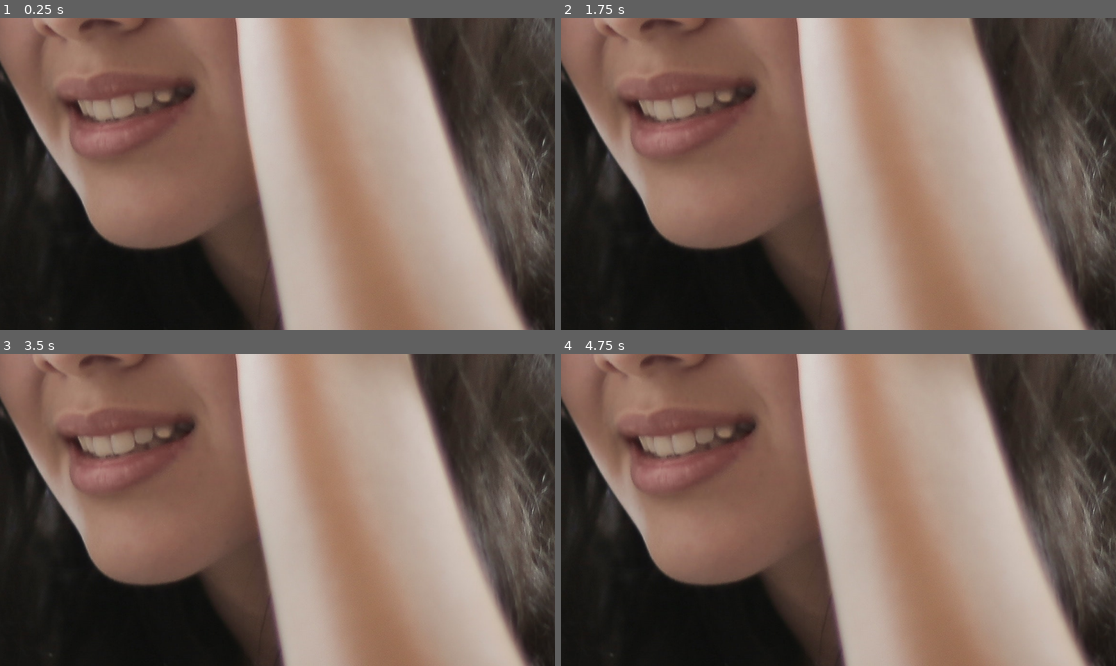
Above: before the commit, frames 1-4 (two rows, left to right).
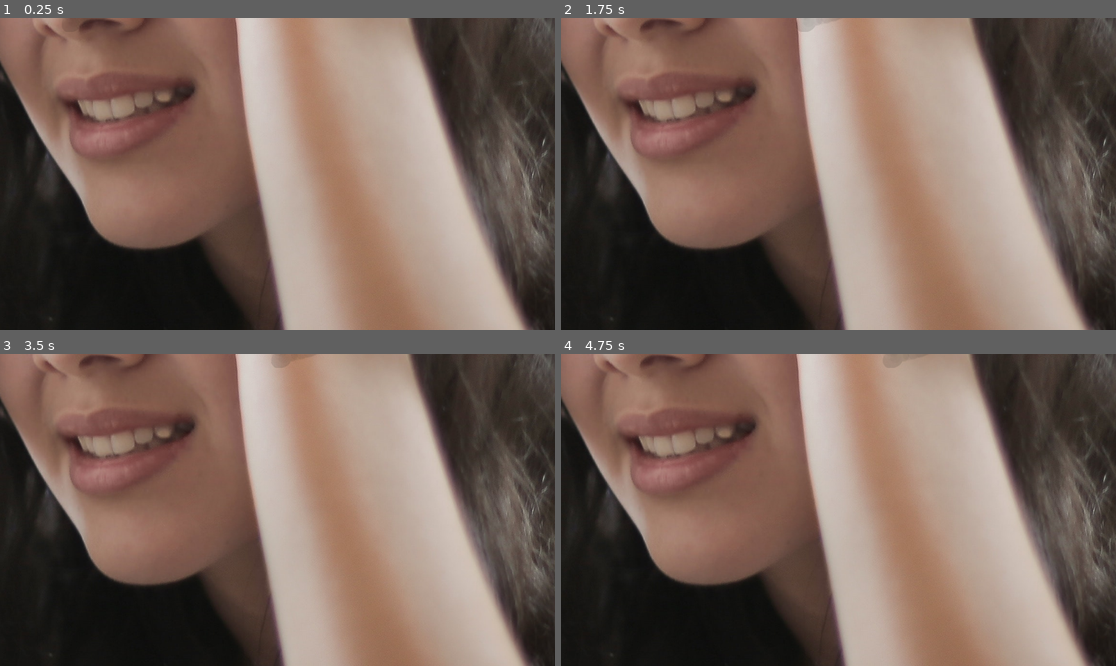
Above: after the commit, the same moments.

Repository: nino/amonarchic-aardvarks
Game: Godot game, scene res://node_2d.tscn
The game is run twice, just before and just after one commit, with the same random seed, the same clock (stepped at 60 frames per second) and the same inputs. The engine's default icon, where the game draws it, is replaced by a stand-in: a white triangle on a blue panel in a dark square.
Inputs:
- Up to frame 1 (0.25 s): no input
- Up to frame 2 (1.75 s): tap Enter (ui_accept) at 0.5, 0.77, 1.25, 1.52 s; hold Right (ui_right) from 0.53 s (still down)
- Up to frame 3 (3.5 s): release Right (ui_right) at 2.03 s; hold Left (ui_left) 2.03-2.78 s; hold Right (ui_right) from 2.78 s (still down); tap Enter (ui_accept) at 3.02 s
- Up to frame 4 (4.75 s): tap Enter (ui_accept) at 3.77, 4.52 s; release Right (ui_right) at 4.28 s; hold Left (ui_left) from 4.28 s (still down)

The runs differ from the first frame. In frame 1, less than 0.1% of the frame differs, in the area x 12-14%, y 0-1%; in frame 2, 0.1%, in the area x 42-49%, y 0-5%; in frame 3, less than 0.1%; in frame 4, less than 0.1%.

Commit message:
Add animals

Diff:
--- a/node_2d.tscn
+++ b/node_2d.tscn
@@ -1,7 +1,7 @@
 [gd_scene load_steps=5 format=3 uid="uid://ygwtopydr0qr"]
 
-[ext_resource type="Texture2D" uid="uid://cv7mt7kfr5ewl" path="res://icon.svg" id="1_5kvid"]
 [ext_resource type="Script" path="res://CharacterBody2D.gd" id="1_8dit7"]
+[ext_resource type="Texture2D" uid="uid://d1nobw60nyixi" path="res://Puffin_sweaty.png" id="2_6hnje"]
 [ext_resource type="Texture2D" uid="uid://cu54ycsot5al" path="res://pexels-andrea-piacquadio-3807738.jpg" id="2_6hq8q"]
 
 [sub_resource type="RectangleShape2D" id="RectangleShape2D_g126x"]
@@ -15,8 +15,10 @@
 disable_mode = 2
 script = ExtResource("1_8dit7")
 
-[node name="Icon" type="Sprite2D" parent="CharacterBody2D"]
-texture = ExtResource("1_5kvid")
+[node name="PuffinSweaty" type="Sprite2D" parent="CharacterBody2D"]
+position = Vector2(12, 4)
+scale = Vector2(0.320144, 0.320144)
+texture = ExtResource("2_6hnje")
 
 [node name="CollisionShape2D" type="CollisionShape2D" parent="CharacterBody2D"]
 position = Vector2(0, -1)
Binary file added: Aardvark_no_sweat.png
Not shown, added: Aardvark_no_sweat.png.import
Binary file added: Aardvark_sweaty.png
Not shown, added: Aardvark_sweaty.png.import
Binary file added: Puffin_no_sweat.png
Not shown, added: Puffin_no_sweat.png.import
Binary file added: Puffin_sweaty.png
Not shown, added: Puffin_sweaty.png.import
